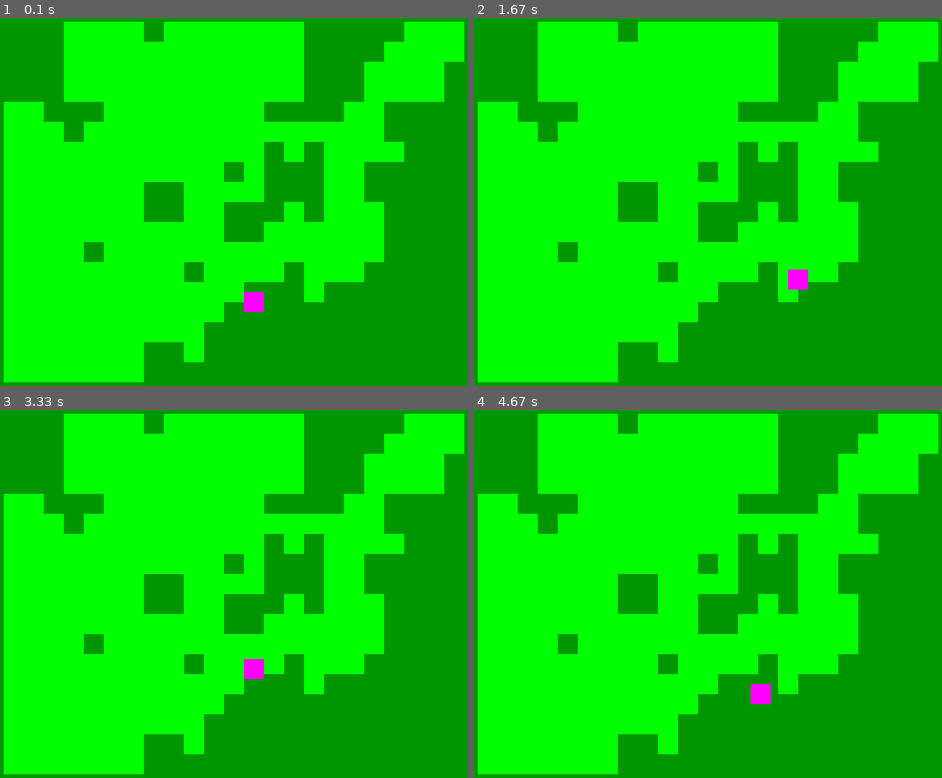
Above: before the commit, frames 1-4 (two rows, left to right).
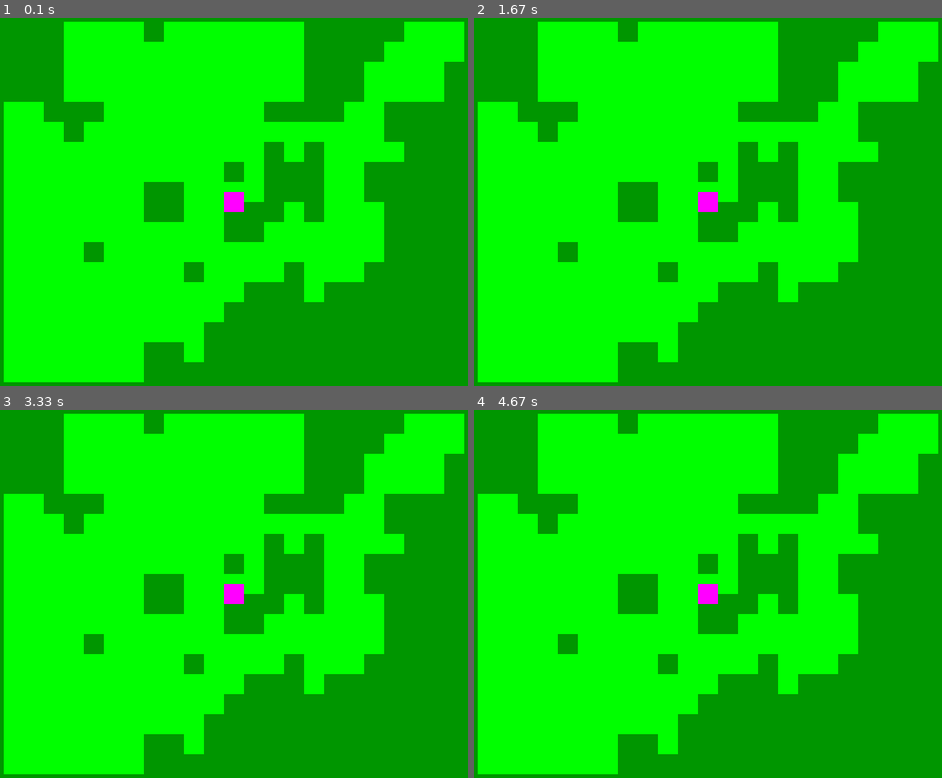
Above: after the commit, the same moments.

Repository: EkhsanFitri94/pygame-roguelike
Game: pygame game, started from src/main.py
Two runs of this game, one before a commit and one after it. Both use one fixed random seed, a clock stepped at 60 frames per second and the inputs below.
Inputs:
- Up to frame 1 (0.1 s): no input
- Up to frame 2 (1.67 s): hold Right 0.33-0.8 s; hold Up 0.83-1.13 s; hold Right 1.17-1.63 s
- Up to frame 3 (3.33 s): hold Left 1.67-2.2 s; hold Down 2.23-2.53 s; hold Left 2.57-2.97 s; hold Up from 3 s (still down)
- Up to frame 4 (4.67 s): release Up at 3.37 s; hold Right 3.4-4.03 s; hold Down 4.07-4.43 s; hold Left from 4.47 s (still down)

The runs differ from the first frame. In frame 1, 0.5% of the frame differs, in the area x 47-57%, y 47-80%; in frame 2, 0.5%; in frame 3, 0.5%; in frame 4, 0.5%.

Commit message:
fix: sync camera rect updates and improve docs

Diff:
--- a/src/main.py
+++ b/src/main.py
@@ -20,13 +20,14 @@
 WHITE = (255, 255, 255)
 GREEN = (0, 255, 0)
 DARK_GREEN = (0, 150, 0)
-PLAYER_COLOR = (255, 0, 255) # NEW: A distinct color for the player
+PLAYER_COLOR = (255, 0, 255)  # NEW: A distinct color for the player
 
 # Tiles
 TILE_WALL = 0
 TILE_FLOOR = 1
 
 # --- Classes ---
+
 
 # NEW: The Player Class
 class Player(pygame.sprite.Sprite):
@@ -39,6 +40,9 @@
         # Use a Vector2 for position for easier math
         self.pos = pygame.math.Vector2(x * TILESIZE, y * TILESIZE)
         self.vel = pygame.math.Vector2(0, 0)
+
+    def sync_rect(self):
+        self.rect.topleft = (self.pos.x, self.pos.y)
 
     def update(self):
         # Handle player input
@@ -55,12 +59,18 @@
 
         # Move the player based on velocity
         self.pos += self.vel
+        self.sync_rect()
 
     def draw(self, screen, camera_offset):
         # Draw the player relative to the camera
+        self.sync_rect()
         draw_rect = self.rect.copy()
-        draw_rect.topleft = (self.pos.x - camera_offset[0], self.pos.y - camera_offset[1])
+        draw_rect.topleft = (
+            self.pos.x - camera_offset[0],
+            self.pos.y - camera_offset[1],
+        )
         screen.blit(self.image, draw_rect)
+
 
 # --- Functions ---
 def generate_dungeon():
@@ -107,6 +117,7 @@
                 current_floor_tiles += 1
 
     return dungeon_map
+
 
 def draw_map(screen, dungeon_map):
     """Draws the dungeon map to the screen."""
@@ -122,6 +133,7 @@
             rect = pygame.Rect(x * TILESIZE, y * TILESIZE, TILESIZE, TILESIZE)
             pygame.draw.rect(screen, color, rect)
 
+
 # --- Game Class (to hold everything) ---
 class Game:
     def __init__(self):
@@ -147,7 +159,7 @@
             for y, tile in enumerate(column):
                 if tile == TILE_FLOOR and player_start_pos is None:
                     player_start_pos = (x, y)
-                    break # Found the first floor tile, no need to keep looking
+                    break  # Found the first floor tile, no need to keep looking
             if player_start_pos is not None:
                 break
 
@@ -188,6 +200,7 @@
 
             pygame.display.flip()
 
+
 # --- Main Game Loop ---
 g = Game()
 while g.running:
Not shown, changed: README.md
